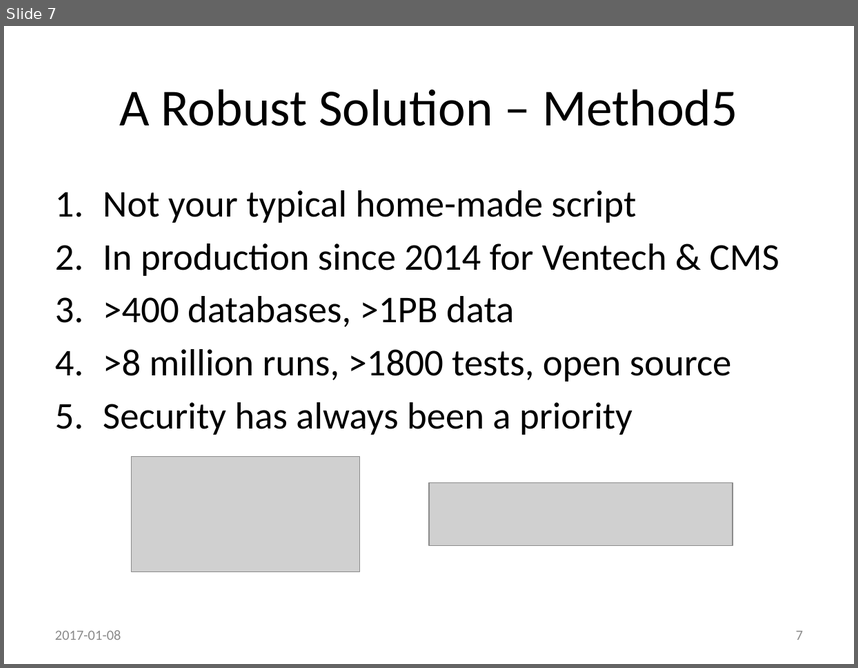
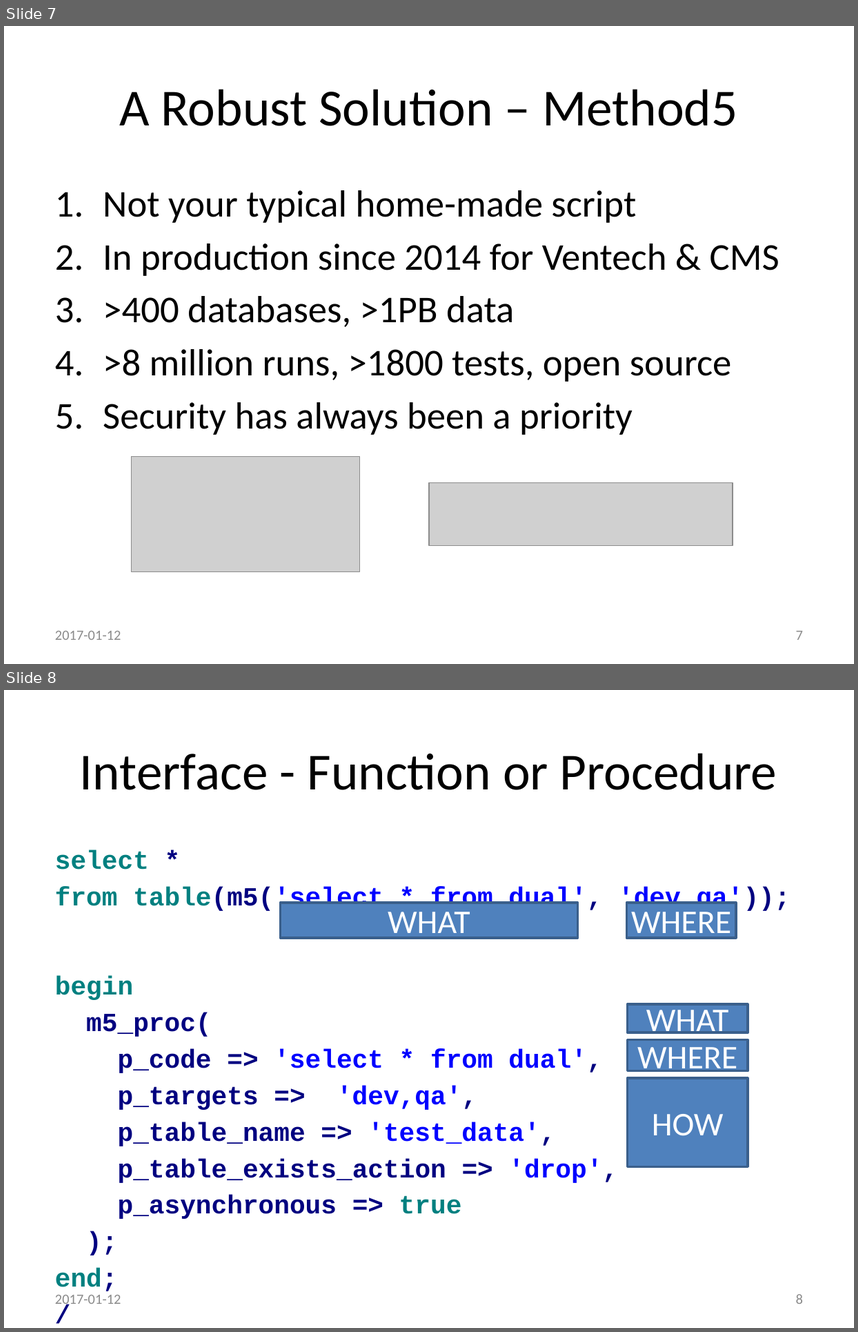
Before and after one commit to method5/method5.github.io, a slide deck: presentations/Method5.pptx. Shown one above the other, each under a label of ours: slide 7 before the commit, slides 7 and 8 after it. The pictures are 858x668 and 858x1332 pixels, drawn with LibreOffice and Linux fonts; fonts in the diff are those of the drawing; grey boxes stand for pictures; background and template pictures are left out. Boxes give left, top, right and bottom in pixels: in the first picture for what was removed or moved away, otherwise in the second. Text is boxed around its words. In the diff, an @@ line names an element or a change of style, - is before the commit and + after.

Commit message:
Added interfaces slide, modified ideal query formatting.

```diff
--- a/presentations/Method5.pptx
+++ b/presentations/Method5.pptx
@@ slide 8 added at [4,690,854,1328], background #FFFFFF @@
@@ title added at [80,753,777,790], 44 pt, text #000000 @@
+Interface - Function or Procedure
@@ text added at [55,850,790,1219], 22.1 pt, text #000080, bold @@
+select *
+from table(m5('select * from dual', 'dev,qa'));
+begin
+m5_proc(
+p_code => 'select * from dual',
+p_targets => 'dev,qa',
+p_table_name => 'test_data',
+p_table_exists_action => 'drop',
+p_asynchronous => true
+);
+end;
+/
@@ rectangle added at [280,903,578,938], fill #4F81BD, outline #3A5F8C 2 pt, 28 pt, text #FFFFFF @@
+WHAT
@@ rectangle added at [626,903,736,938], fill #4F81BD, outline #3A5F8C 2 pt, 28 pt, text #FFFFFF @@
+WHERE
@@ rectangle added at [627,1004,748,1032], fill #4F81BD, outline #3A5F8C 2 pt, 28 pt, text #FFFFFF @@
+WHAT
@@ rectangle added at [627,1039,748,1071], fill #4F81BD, outline #3A5F8C 2 pt, 28 pt, text #FFFFFF @@
+WHERE
@@ rectangle added at [627,1078,748,1166], fill #4F81BD, outline #3A5F8C 2 pt, 28 pt, text #FFFFFF @@
+HOW
@@ text added at [55,1294,121,1308], 12 pt, text #8C8C8C @@
+2017-01-12
@@ page number added at [796,1294,803,1303], 12 pt, text #8C8C8C @@
+8
@@ slide 7 changed as well @@
@@ text at [55,630,121,639]: text changed @@
-2017-01-08
+2017-01-12
```
Also in this commit, not shown: 14 other slides changed.
